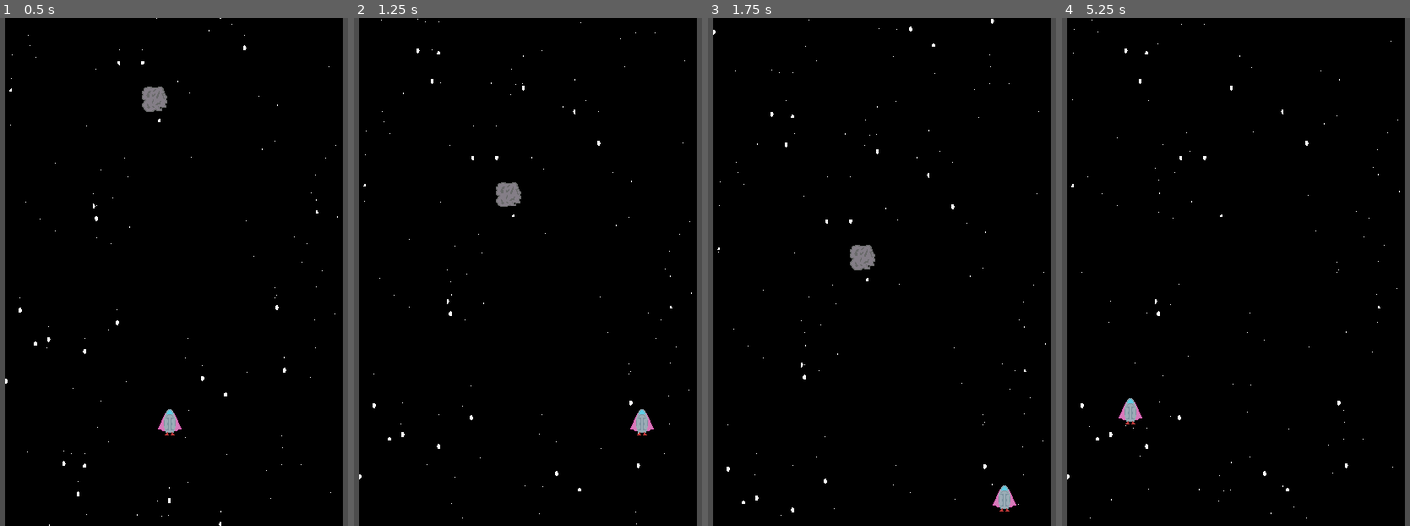
Above: before the commit, frames 1-4 (left to right).
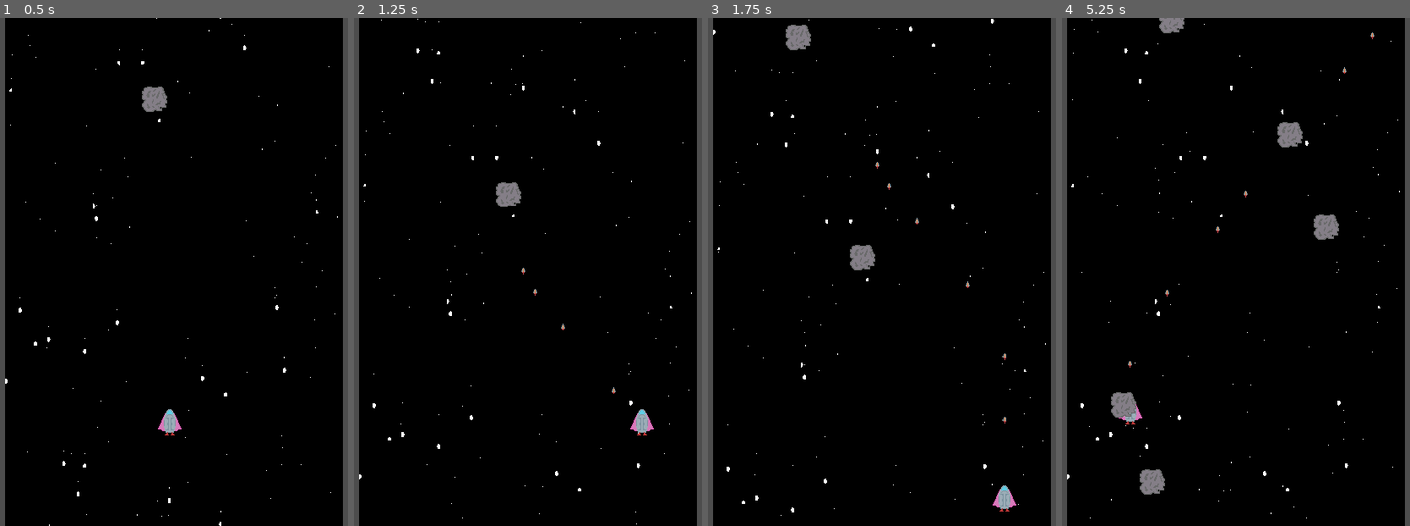
Above: after the commit, the same moments.

Repository: justaplummer/Break-The-Bank-Jam
Game: Godot game, scene res://Scenes/main.tscn
The game is run twice, just before and just after one commit, with the same random seed, the same clock (stepped at 60 frames per second) and the same inputs. Before the commit the project has no main scene; this scene is started directly in both runs.
Inputs:
- Up to frame 1 (0.5 s): no input
- Up to frame 2 (1.25 s): tap Enter (ui_accept) at 0.5, 0.6, 0.77, 1.07 s; hold Right (ui_right) from 0.53 s (still down)
- Up to frame 3 (1.75 s): release Right (ui_right) at 1.28 s; hold Down (ui_down) from 1.28 s (still down); tap Enter (ui_accept) at 1.35, 1.52 s
- Up to frame 4 (5.25 s): tap Enter (ui_accept) at 1.82, 2.1, 2.85, 3.02, 3.32, 3.6, 3.77, 4.07, 4.35, 4.52, 4.82, 5.1 s; release Down (ui_down) at 2.03 s; hold Right (ui_right) 2.03-2.78 s; hold Up (ui_up) 2.78-3.53 s; hold Left (ui_left) 3.53-5.03 s; hold Down (ui_down) from 5.03 s (still down)

Frame 1 is identical in both runs. In frame 2, less than 0.1% of the frame differs, in the area x 48-76%, y 49-74%; in frame 3, 0.4%; in frame 4, 1.5%, in the area x 14-90%, y 0-94%.

Commit message:
Added player firing missle!

Diff:
--- a/Scenes/asteroid.tscn
+++ b/Scenes/asteroid.tscn
@@ -30,4 +30,5 @@
 shape = SubResource("CircleShape2D_rvlwq")
 debug_color = Color(0.92999375, 0.18623379, 0.479845, 0.41960785)
 
+[connection signal="area_entered" from="Area2D" to="." method="_on_area_2d_area_entered"]
 [connection signal="body_entered" from="Area2D" to="." method="_on_area_2d_body_entered"]
--- a/Scenes/main.tscn
+++ b/Scenes/main.tscn
@@ -2,6 +2,7 @@
 
 [ext_resource type="PackedScene" uid="uid://b7jaexkuq5ch" path="res://Scenes/player.tscn" id="1_bo1nx"]
 [ext_resource type="Shader" uid="uid://c64hhx32ej1wn" path="res://Shaders/star_background.gdshader" id="1_jjgbg"]
+[ext_resource type="Script" uid="uid://b57e2djwuxw0n" path="res://Scripts/main.gd" id="1_jjvhh"]
 [ext_resource type="PackedScene" uid="uid://2wqpmuxtb4u2" path="res://Scenes/asteroid.tscn" id="3_8gbba"]
 
 [sub_resource type="ShaderMaterial" id="ShaderMaterial_bo1nx"]
@@ -21,13 +22,8 @@
 shader_parameter/bg_color = Color(0, 0, 0, 0)
 
 [node name="Main" type="Node" unique_id=1399425962]
-
-[node name="Left_UI" type="Node2D" parent="." unique_id=1101593485]
-visible = false
-
-[node name="ColorRect" type="ColorRect" parent="Left_UI" unique_id=1311356867]
-offset_right = 200.0
-offset_bottom = 600.0
+script = ExtResource("1_jjvhh")
+asteroid_scene = ExtResource("3_8gbba")
 
 [node name="Center_Game" type="Node2D" parent="." unique_id=1467066836]
 
@@ -51,6 +47,13 @@
 [node name="Asteroid" parent="Center_Game" unique_id=1300289852 instance=ExtResource("3_8gbba")]
 position = Vector2(377, 21)
 
+[node name="Left_UI" type="Node2D" parent="." unique_id=1101593485]
+visible = false
+
+[node name="ColorRect" type="ColorRect" parent="Left_UI" unique_id=1311356867]
+offset_right = 200.0
+offset_bottom = 600.0
+
 [node name="Right_UI" type="Node2D" parent="." unique_id=1024599755]
 visible = false
 
@@ -58,3 +61,10 @@
 offset_left = 600.0
 offset_right = 800.0
 offset_bottom = 600.0
+
+[node name="timers" type="Node" parent="." unique_id=1414183090]
+
+[node name="Asteroid_Spawner" type="Timer" parent="timers" unique_id=700409232]
+autostart = true
+
+[connection signal="timeout" from="timers/Asteroid_Spawner" to="." method="_on_asteroid_spawner_timeout"]
--- /dev/null
+++ b/Scenes/missle.tscn
@@ -0,0 +1,44 @@
+[gd_scene format=3 uid="uid://cpdj48gwxwpuh"]
+
+[ext_resource type="Texture2D" uid="uid://dp4b0gsaq4fyc" path="res://Assets/Spaceship/Player Misslev2.png" id="1_4vug3"]
+[ext_resource type="Script" uid="uid://bmp2a5rl0c58p" path="res://Scripts/missle.gd" id="1_bq2cw"]
+
+[sub_resource type="CapsuleShape2D" id="CapsuleShape2D_4vug3"]
+radius = 2.0
+height = 8.0
+
+[sub_resource type="AtlasTexture" id="AtlasTexture_bq2cw"]
+atlas = ExtResource("1_4vug3")
+region = Rect2(0, 0, 5, 8)
+
+[sub_resource type="AtlasTexture" id="AtlasTexture_3qkh8"]
+atlas = ExtResource("1_4vug3")
+region = Rect2(5, 0, 5, 8)
+
+[sub_resource type="SpriteFrames" id="SpriteFrames_mx55l"]
+animations = [{
+"frames": [{
+"duration": 1.0,
+"texture": SubResource("AtlasTexture_bq2cw")
+}, {
+"duration": 1.0,
+"texture": SubResource("AtlasTexture_3qkh8")
+}],
+"loop": true,
+"name": &"fired",
+"speed": 5.0
+}]
+
+[node name="Missle" type="Node2D" unique_id=1316036048 groups=["missle"]]
+script = ExtResource("1_bq2cw")
+
+[node name="Area2D" type="Area2D" parent="." unique_id=714973007 groups=["missle"]]
+
+[node name="CollisionShape2D" type="CollisionShape2D" parent="Area2D" unique_id=1894704529]
+shape = SubResource("CapsuleShape2D_4vug3")
+
+[node name="AnimatedSprite2D" type="AnimatedSprite2D" parent="Area2D" unique_id=751020996]
+texture_filter = 1
+sprite_frames = SubResource("SpriteFrames_mx55l")
+animation = &"fired"
+frame_progress = 0.8382101
--- a/Scenes/player.tscn
+++ b/Scenes/player.tscn
@@ -2,6 +2,7 @@
 
 [ext_resource type="Script" uid="uid://byyx5gearv1cn" path="res://Scripts/player.gd" id="1_cvnsp"]
 [ext_resource type="Texture2D" uid="uid://dosy8muuoxdbm" path="res://Assets/Spaceship/Player Ship V1.png" id="1_v0iea"]
+[ext_resource type="PackedScene" uid="uid://cpdj48gwxwpuh" path="res://Scenes/missle.tscn" id="2_6t5aa"]
 
 [sub_resource type="CapsuleShape2D" id="CapsuleShape2D_cvnsp"]
 radius = 6.0
@@ -9,6 +10,7 @@
 
 [node name="Player" type="CharacterBody2D" unique_id=506069841 groups=["player"]]
 script = ExtResource("1_cvnsp")
+missle_scene = ExtResource("2_6t5aa")
 
 [node name="Sprite2D" type="Sprite2D" parent="." unique_id=1068078453]
 texture_filter = 1
--- a/Scripts/asteroid.gd
+++ b/Scripts/asteroid.gd
@@ -1,3 +1,4 @@
+class_name asteroid
 extends CharacterBody2D
 
 
@@ -8,7 +9,8 @@
 	velocity.y = SPEED
 	move_and_slide()
 
-
+func initialize():
+	pass
 
 func _on_area_2d_body_entered(body: Node2D) -> void:
 	if body.is_in_group("player"):
@@ -16,3 +18,9 @@
 		var the_player: player = body
 		the_player.hit_asteroid(damage_inflicted)
 		print("player blow up animation")
+
+
+func _on_area_2d_area_entered(area: Area2D) -> void:
+	print("area is detected")
+	if area.is_in_group("missle"):
+		print("MISSLE HIT THE ASTEROID")
--- a/Scripts/main.gd
+++ b/Scripts/main.gd
@@ -1,11 +1,21 @@
+class_name main
 extends Node
 
+@export var asteroid_scene: PackedScene
+var min_x = 225
+var max_x = 575
+var min_y = -25
+var max_y = -100
 
-# Called when the node enters the scene tree for the first time.
-func _ready() -> void:
-	pass # Replace with function body.
+func _on_asteroid_spawner_timeout() -> void:
+	# Create a new instance of the Mob scene.
+	var asteroid_to_spawn: asteroid = asteroid_scene.instantiate()
+	asteroid_to_spawn.initialize()
+	asteroid_to_spawn.position = get_asteroid_spawn_location()
+	# Spawn the mob by adding it to the Main scene.
+	add_child(asteroid_to_spawn)
 
-
-# Called every frame. 'delta' is the elapsed time since the previous frame.
-func _process(delta: float) -> void:
-	pass
+func get_asteroid_spawn_location() -> Vector2:
+	var X = randf_range(min_x,max_x)
+	var Y = randf_range(min_y,max_y)
+	return Vector2(X,Y)
--- /dev/null
+++ b/Scripts/missle.gd
@@ -0,0 +1,10 @@
+class_name missle
+extends Node2D
+@export var speed = 250
+
+# Called when the node enters the scene tree for the first time.
+func _ready() -> void:
+	pass # Replace with function body.
+
+func _physics_process(delta):
+	position += -transform.y * speed * delta
--- a/Scripts/player.gd
+++ b/Scripts/player.gd
@@ -1,6 +1,7 @@
 class_name player
 extends CharacterBody2D
 
+@export var missle_scene :PackedScene
 @export var speed = 200
 var x_min = 225
 var x_max = 575
@@ -13,8 +14,13 @@
 	var input_direction = Input.get_vector("ui_left", "ui_right", "ui_up", "ui_down")
 	velocity = input_direction * speed
 
+func get_fired_input():
+	if Input.is_action_just_pressed("ui_accept"):
+		fire_missle()
+
 func _physics_process(delta):
 	get_input()
+	get_fired_input()
 	move_and_slide()
 	#position += velocity * delta
 	position.x = clamp(position.x, x_min, x_max)
@@ -24,3 +30,9 @@
 	current_health -= health_subtract
 	if current_health < 0:
 		print("SHIP IS STRANDED!")
+
+func fire_missle():
+	var missle_to_spawn: missle = missle_scene.instantiate()
+	missle_to_spawn.position = position
+	# Spawn the mob by adding it to the Main scene.
+	get_parent().add_child(missle_to_spawn)
--- a/project.godot
+++ b/project.godot
@@ -11,6 +11,7 @@
 [application]
 
 config/name="Break The Bank Jam"
+run/main_scene="uid://2j1v502d60ij"
 config/features=PackedStringArray("4.6", "GL Compatibility")
 config/icon="res://Assets/icon.svg"
 
@@ -22,6 +23,7 @@
 [global_group]
 
 player=""
+missle=""
 
 [physics]
 
Binary file added: Assets/Spaceship/Player Missle.aseprite
Binary file added: Assets/Spaceship/Player Misslev2.png
Not shown, added: Assets/Spaceship/Player Misslev2.png.import
Not shown, added: Scripts/missle.gd.uid
